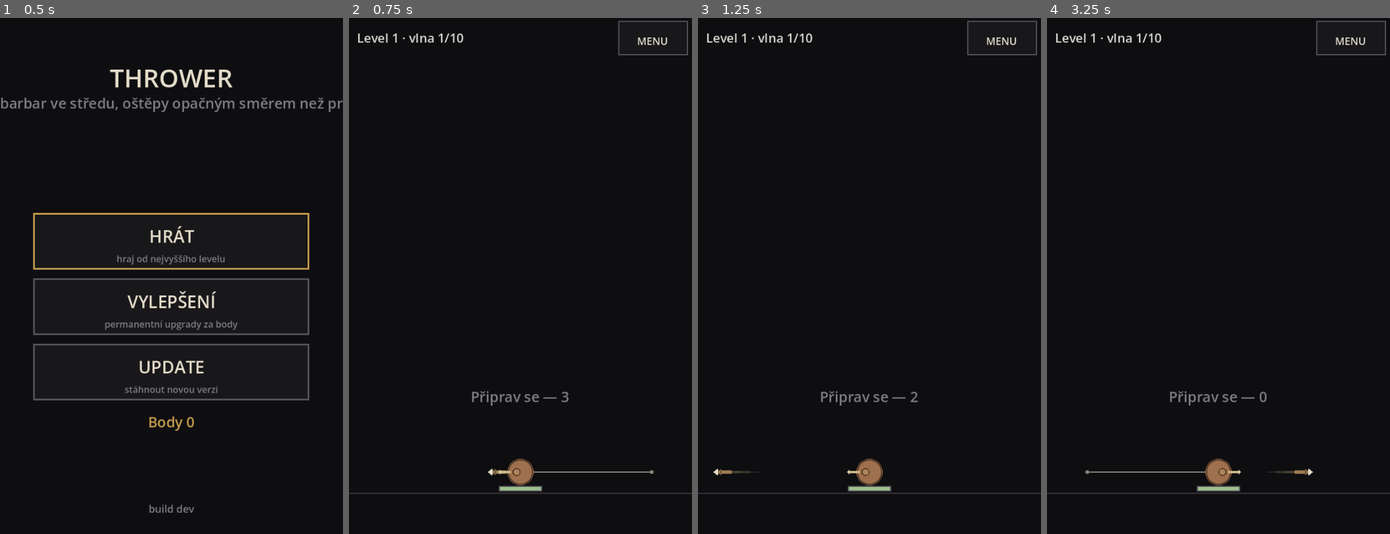
Above: before the commit, frames 1-4 (left to right).
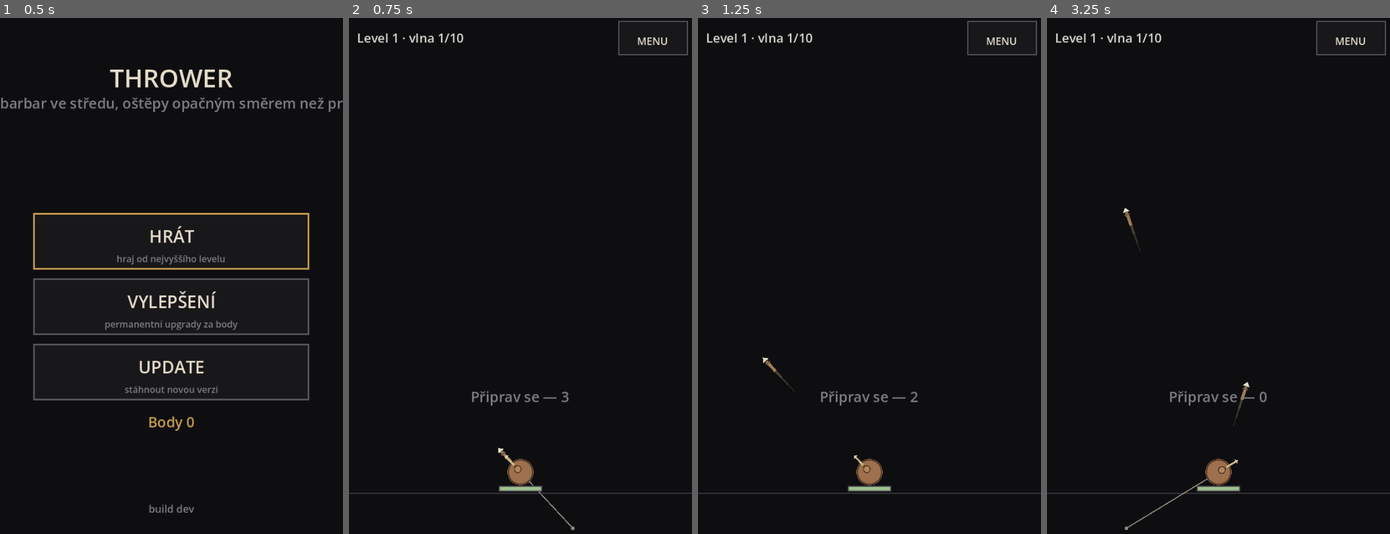
Above: after the commit, the same moments.

Repository: jankoznar94/dark-story
Game: Godot game, scene res://main.tscn
The game is run twice, just before and just after one commit, with the same random seed, the same clock (stepped at 60 frames per second) and the same inputs.
Inputs (mouse positions are in pixels of both pictures, inside the frame that each line leads up to):
- Up to frame 1 (0.5 s): no input
- Up to frame 2 (0.75 s): tap Enter at 0.5 s; move the mouse to (595, 250) at 0.52 s; click (595, 250) at 0.67 s
- Up to frame 3 (1.25 s): no input
- Up to frame 4 (3.25 s): drag from (1149, 301) to (1201, 379) at 1.27 s; move the mouse to (1252, 162) at 2.02 s; click (1252, 162) at 2.17 s; drag from (1201, 379) to (1115, 198) at 2.77 s

Frame 1 is identical in both runs. In frame 2, 0.3% of the frame differs, in the area x 40-89%, y 83-100%; in frame 3, 0.2%; in frame 4, 0.4%, in the area x 11-78%, y 36-100%.

Commit message:
Thrower: mireni pres celou sirku displeje (180° na aim_span) - jemne a detailni ovladani z velke plochy

Diff:
--- a/scripts/game.gd
+++ b/scripts/game.gd
@@ -49,6 +49,10 @@
 var enemies: Array = []
 var spears: Array = []
 var aiming: bool = false
+# SIRKA "LUKU": na kolik pixelu do strany se mapuje celych 180°. Je to skoro
+# cela sirka displeje, aby sel smer menit jemne - pri starem pocitani uhlu
+# z polohy prstu byl pouzitelny jen maly pruh POD bojovnikem.
+var aim_span: float = 250.0
 var aim: Vector2 = Vector2.UP
 var fire_left: float = 0.0
 var spawn_left: float = 0.0
@@ -78,6 +82,10 @@
 		arena = a
 	else:
 		arena = Rect2(c.x - r * 2.0, c.y - r * 2.2, r * 4.0, r * 2.2)
+	# CELYCH 180° se rozlozi na temer celou sirku displeje. Hrac tak nemusi
+	# mirit v uzouckem pruhu pod bojovnikem - prst muze mit kdekoliv a smer
+	# meni plynule po velke plose.
+	aim_span = maxf(field_r, arena.size.x * 0.46)
 
 
 # ------------------------------------------------------------------ PARAMETRY
@@ -198,17 +206,16 @@
 
 # ------------------------------------------------------------------ VSTUP
 
-# PRST NA DISPLEJI = NAPNUTY LUK. Smer strelby je PRESNE OPAČNY nez smer
-# k prstu, proto `center - pos`. Bojovnik ale haze JEN DOPREDU (nahoru):
-# uhel se orizne na 180°, takze se nikdy neotoci zpet k sobe.
+# MIREni PRES CELOU SIRKU. Driv se uhel pocital z polohy prstu vuci bojovnikovi,
+# takze na malem pruhu pod nim sel smer menit jen hrube (a nahore se vse
+# zlomilo do krajnich poloh). Ted rozhoduje VODOROVNA POLOHA prstu: prst
+# uprostred = strelba vzhuru, prst u kraje = strelba na opacnou stranu.
+# Smer je porad OPAČNY nez ukazuje prst, jen je prevod linearni a pres celou
+# plochu - 180° na temer celou sirku displeje.
 func aim_at(pos: Vector2) -> void:
-	var d: Vector2 = center - pos
-	if d.length() <= 0.001:
-		aiming = true
-		return
-	var rel: float = wrapf(d.angle() + PI * 0.5, -PI, PI)
-	rel = clampf(rel, -PI * 0.5, PI * 0.5)
-	aim = Vector2.from_angle(-PI * 0.5 + rel)
+	var span: float = maxf(1.0, aim_span)
+	var dx: float = clampf((pos.x - center.x) / span, -1.0, 1.0)
+	aim = Vector2.from_angle(-PI * 0.5 - dx * PI * 0.5)
 	aiming = true
 
 
--- a/tools/test_core.gd
+++ b/tools/test_core.gd
@@ -68,23 +68,36 @@
 #    uhel je oriznuty na 180°, nikdy se neotoci zpet k sobe.
 func _test_aim_opposite() -> void:
 	var g: Game = _fresh()
-	g.aim_at(g.center + Vector2(0.4 * g.field_r, 0.0))
+	# KRAJ VLEVO/VLEVO: celych 180° je rozlozeno na cely `aim_span`.
+	g.aim_at(Vector2(g.center.x + g.aim_span, g.center.y))
 	_check(g.aim.x < -0.99 and absf(g.aim.y) < 0.01,
-		"prst vpravo neznamena strelbu vlevo (%.2f, %.2f)" % [g.aim.x, g.aim.y])
-	g.aim_at(g.center + Vector2(0.0, -0.4 * g.field_r))
-	_check(g.aim.y <= 0.001, "smer strelby se otocil dozadu (%.2f, %.2f)" % [g.aim.x, g.aim.y])
-	g.aim_at(g.center + Vector2(-0.3, 0.3) * g.field_r)
-	_check(g.aim.x > 0.6 and g.aim.y < -0.6, "sikmy smer neni opacny (%.2f, %.2f)"
-		% [g.aim.x, g.aim.y])
-	# 180°: prst presne pod bojovnikem = strelba presne vzhuru.
-	g.aim_at(g.center + Vector2(0.0, 0.4 * g.field_r))
+		"kraj vpravo neznamena strelbu vlevo (%.2f, %.2f)" % [g.aim.x, g.aim.y])
+	g.aim_at(Vector2(g.center.x - g.aim_span, g.center.y))
+	_check(g.aim.x > 0.99 and absf(g.aim.y) < 0.01,
+		"kraj vlevo neznamena strelbu vpravo (%.2f, %.2f)" % [g.aim.x, g.aim.y])
+	# PRST UPROSTRED = STRELBA VZHURU, i kdyz je vysoko nad bojovnikem. To je
+	# cely point opravy: mirit se da z velke plochy, ne z pruhu pod barbarem.
+	g.aim_at(Vector2(g.center.x, g.center.y - 400.0))
 	_check(absf(g.aim.x) < 0.01 and g.aim.y < -0.99,
-		"prst pod bojovnikem neznamena strelbu vzhuru (%.2f, %.2f)" % [g.aim.x, g.aim.y])
-	# KRAJNI MEZ: prst daleko vlevo (nad urovni bojovnika) nesmi otocit strelbu
-	# dozadu - zustane na horizontale.
-	g.aim_at(g.center + Vector2(-0.9 * g.field_r, -0.1))
-	_check(g.aim.y <= 0.001 and g.aim.x > 0.0,
-		"krajni uhel neni oriznuty na 180° (%.2f, %.2f)" % [g.aim.x, g.aim.y])
+		"prst uprostred nahore neznamena strelbu vzhuru (%.2f, %.2f)" % [g.aim.x, g.aim.y])
+	# VYSKA PRSTU NIC NEDELA - stejne X = stejny smer.
+	var a1: Vector2 = g.aim
+	g.aim_at(Vector2(g.center.x + 40.0, g.center.y + 60.0))
+	g.aim_at(Vector2(g.center.x + 40.0, g.center.y - 400.0))
+	_check(g.aim.distance_to(Vector2.from_angle(-PI * 0.5 - (40.0 / g.aim_span) * PI * 0.5)) < 0.001
+		and a1.distance_to(g.aim) > 0.001, "vyska prstu meni smer strelby")
+	# JEMNOST: 1 % sirky luku = necele 2° - na velke plose se miri detailne.
+	g.aim_at(Vector2(g.center.x, g.center.y - 300.0))
+	var up: Vector2 = g.aim
+	g.aim_at(Vector2(g.center.x + g.aim_span * 0.01, g.center.y - 300.0))
+	var moved: float = rad_to_deg(absf(up.angle_to(g.aim)))
+	_check(moved < 1.2, "1 %% sirky pohne smerem o %.2f° - moc hrube" % moved)
+	# ...a cely rozsah je opravdu 180°.
+	g.aim_at(Vector2(g.center.x - g.aim_span, g.center.y))
+	var left_aim: Vector2 = g.aim
+	g.aim_at(Vector2(g.center.x + g.aim_span, g.center.y))
+	_check(absf(rad_to_deg(left_aim.angle_to(g.aim)) - 180.0) < 1.5,
+		"cely rozsah neni 180° (%.1f°)" % rad_to_deg(left_aim.angle_to(g.aim)))
 
 
 # 2) BEZ PRSTU SE NEHAZI.
@@ -105,7 +118,7 @@
 
 func _test_spear_hits() -> void:
 	var g: Game = _fresh()
-	g.aim_at(g.center + Vector2(0.4 * g.field_r, 0.0))
+	g.aim_at(Vector2(g.center.x + g.aim_span, g.center.y))
 	var e: Dictionary = _place(g, 0.30, PI, 50.0)
 	g.step(1.0 / 120.0)
 	_check(g.spears.size() > 0, "po mireni neleti zadny ostep")
@@ -124,7 +137,7 @@
 func _test_ricochet() -> void:
 	var g: Game = _fresh()
 	g.profile.perm["ric"] = 2
-	g.aim_at(g.center + Vector2(0.4 * g.field_r, 0.0))
+	g.aim_at(Vector2(g.center.x + g.aim_span, g.center.y))
 	var a: Dictionary = _place(g, 0.30, PI, 30.0)
 	var b: Dictionary = _place(g, 0.30, PI * 0.9, 30.0)
 	_tick(g, 0.7)
@@ -170,6 +183,6 @@
 	var g: Game = _fresh()
 	# perm 2 = zaklad 1 + 2 = 3 ostepy v jednom hodu.
 	g.profile.perm["shots"] = 2
-	g.aim_at(g.center + Vector2(0.4 * g.field_r, 0.0))
+	g.aim_at(Vector2(g.center.x + g.aim_span, g.center.y))
 	g.step(1.0 / 120.0)
 	_check(g.spears.size() == 3, "tri ostepy v hodu nejsou tri (%d)" % g.spears.size())
